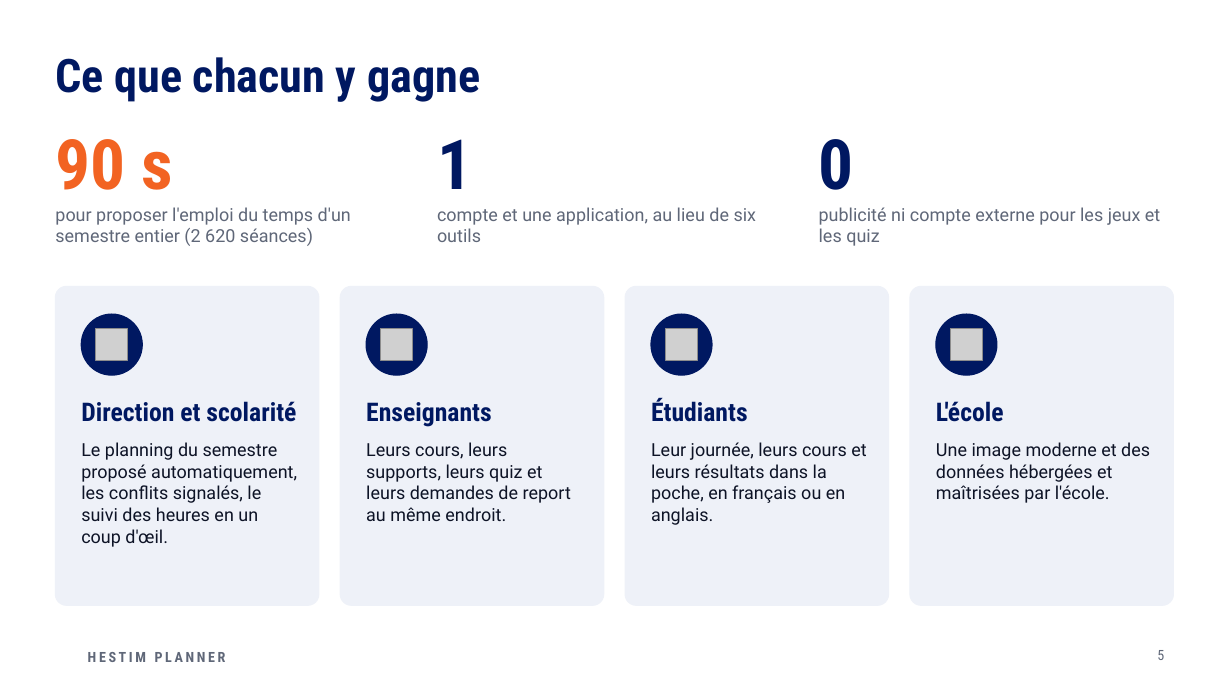
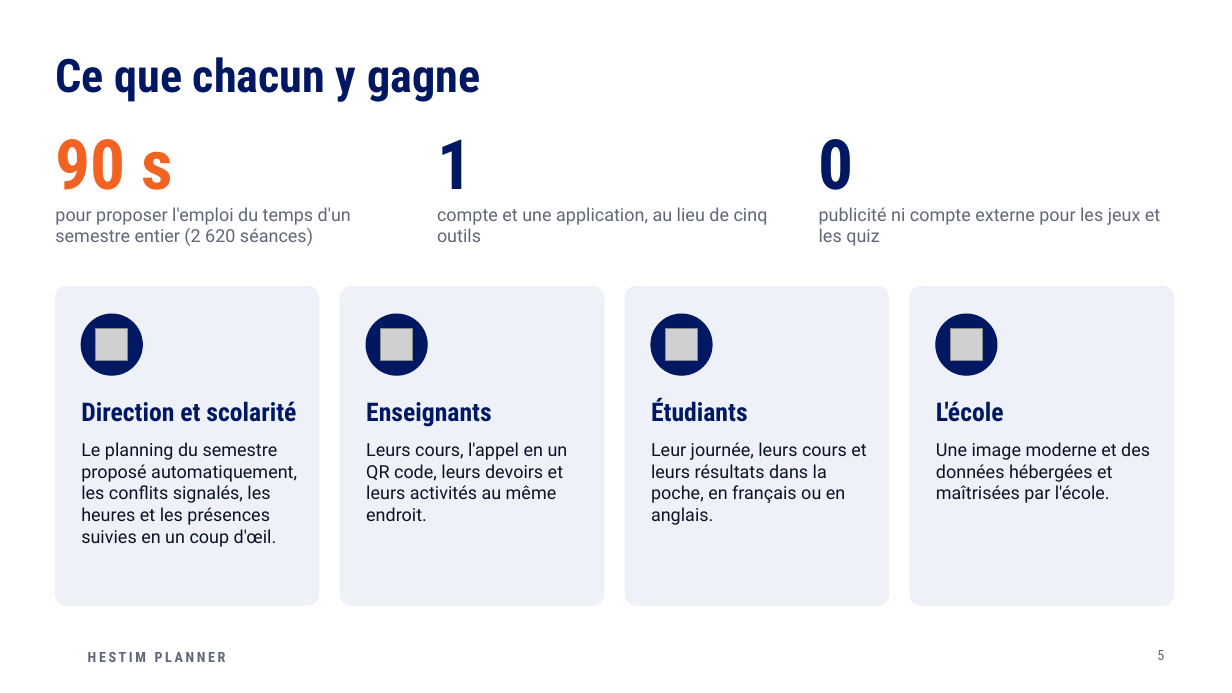
Before and after one commit to Claude20022002/plan_B_projet_PACTE, a slide deck: slide 5 of docs/presentation/HESTIM-Planner-presentation.pptx. Drawn at 1232x693 pixels with LibreOffice and Linux fonts; fonts in the diff are those of the drawing; grey boxes stand for pictures; background and template pictures are left out. Boxes give left, top, right and bottom in pixels: in the first picture for what was removed or moved away, otherwise in the second. Text is boxed around its words. In the diff, an @@ line names an element or a change of style, - is before the commit and + after.

```diff
--- a/docs/presentation/HESTIM-Planner-presentation.pptx
+++ b/docs/presentation/HESTIM-Planner-presentation.pptx
@@ text at <box>437,207,768,242</box>: text changed @@
-compte et une application, au lieu de six outils
+compte et une application, au lieu de cinq outils
@@ text at <box>81,442,297,547</box>: text changed @@
-Le planning du semestre proposé automatiquement, les conflits signalés, le suivi des heures en un coup d'œil.
+Le planning du semestre proposé automatiquement, les conflits signalés, les heures et les présences suivies en un coup d'œil.
@@ text at <box>366,442,568,521</box>: text changed @@
-Leurs cours, leurs supports, leurs quiz et leurs demandes de report au même endroit.
+Leurs cours, l'appel en un QR code, leurs devoirs et leurs activités au même endroit.
```
Also in this commit, not shown: 5 other slides changed, 3 other files.
